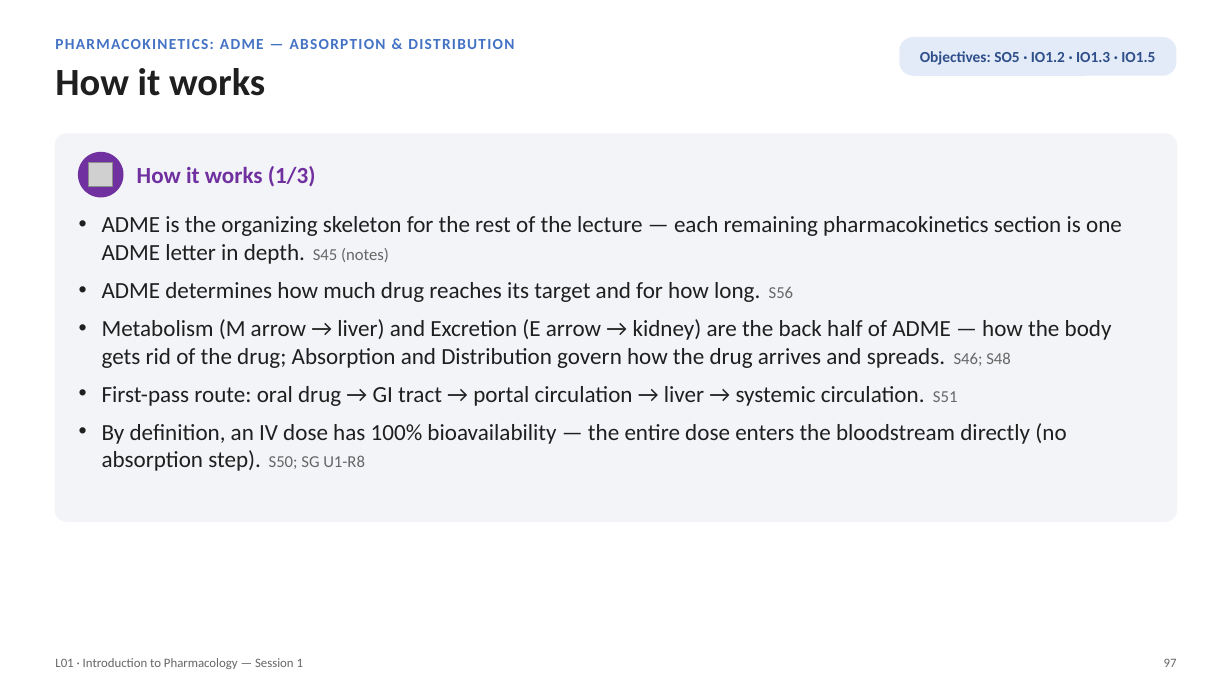
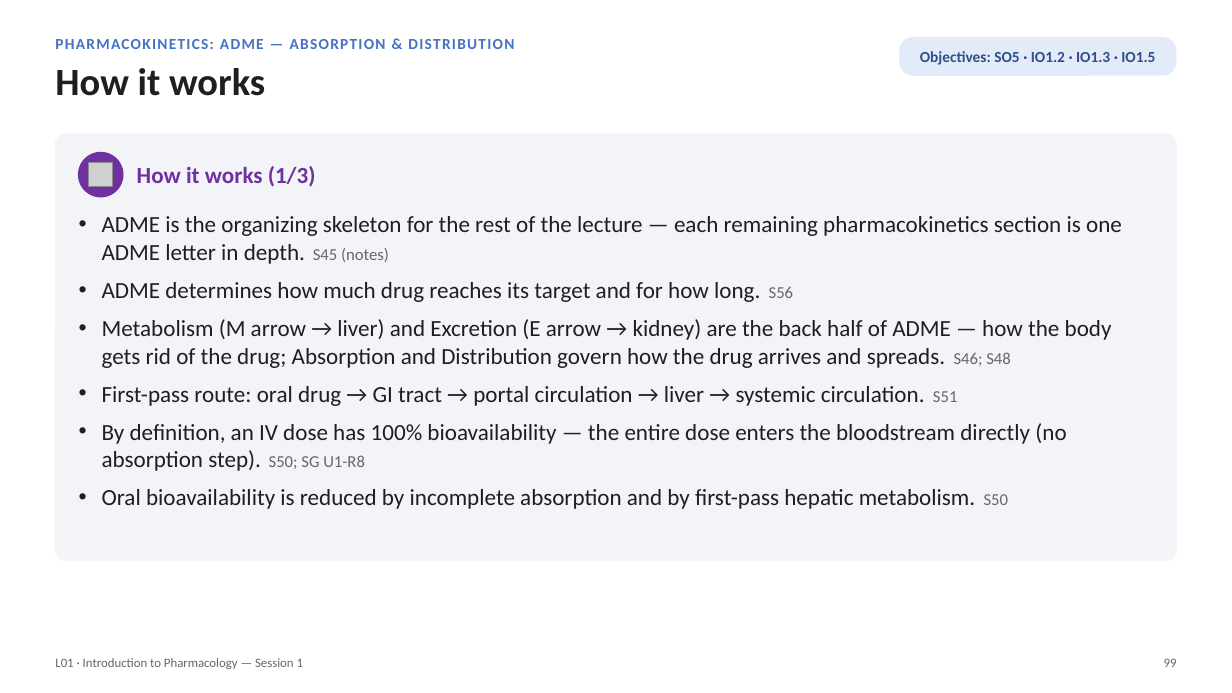
Before and after one commit to bishwokrit/DPAS-Pharm, a slide deck: slide 99 of docs/L01/L01_Unit_1_Introduction_to_Pharmacology_Session_1_study_deck.pptx (slide 97 before the commit). Drawn at 1232x693 pixels with LibreOffice and Linux fonts; fonts in the diff are those of the drawing; grey boxes stand for pictures. Boxes give left, top, right and bottom in pixels: in the first picture for what was removed or moved away, otherwise in the second. Text is boxed around its words. In the diff, an @@ line names an element or a change of style, - is before the commit and + after.

```diff
--- a/docs/L01/L01_Unit_1_Introduction_to_Pharmacology_Session_1_study_deck.pptx
+++ b/docs/L01/L01_Unit_1_Introduction_to_Pharmacology_Session_1_study_deck.pptx
@@ rounded rectangle: place and size @@
-rounded rectangle at (55,134,1177,521)
+rounded rectangle at (55,134,1177,561)
@@ rounded rectangle at (55,134,1177,561): proportions changed @@
@@ text at (102,489,1009,509): paragraph added @@
+• Oral bioavailability is reduced by incomplete absorption and by first-pass hepatic metabolism. S50
@@ text at (1164,658,1177,667): text changed @@
-97
+99
```
Also in this commit, not shown: 35 other slides changed, 3 slides added, 34 other files.
